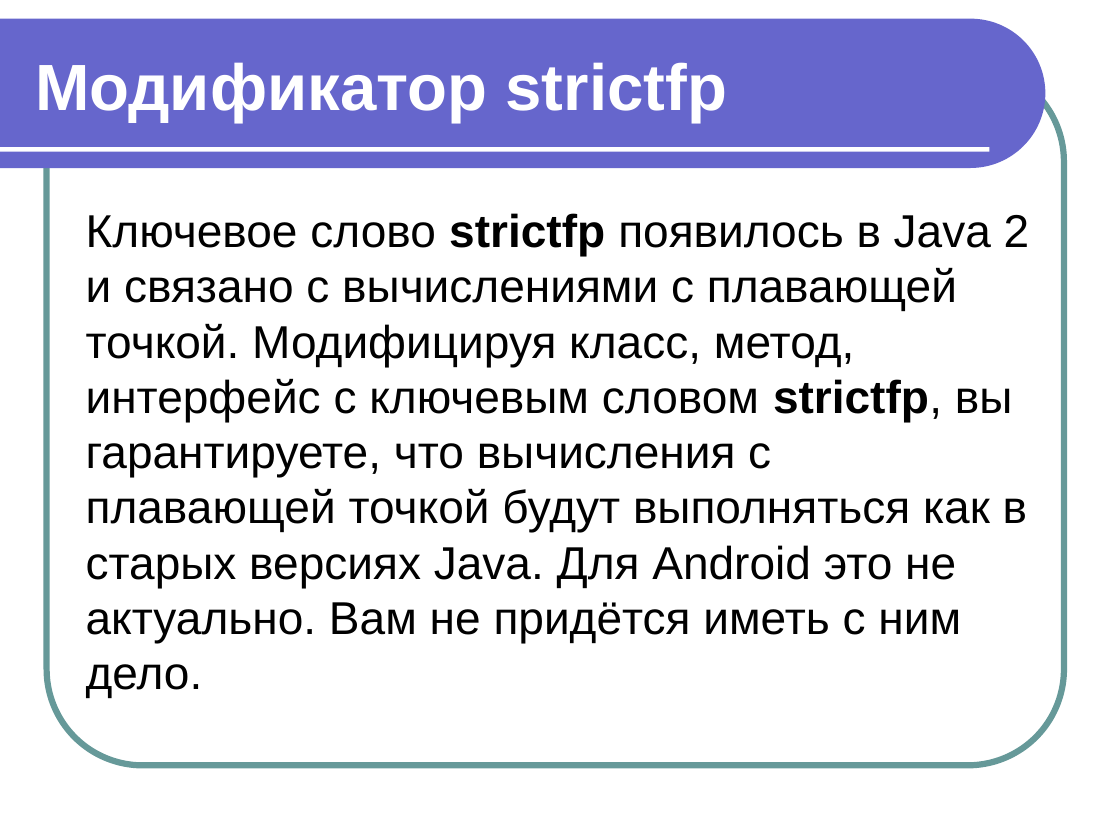
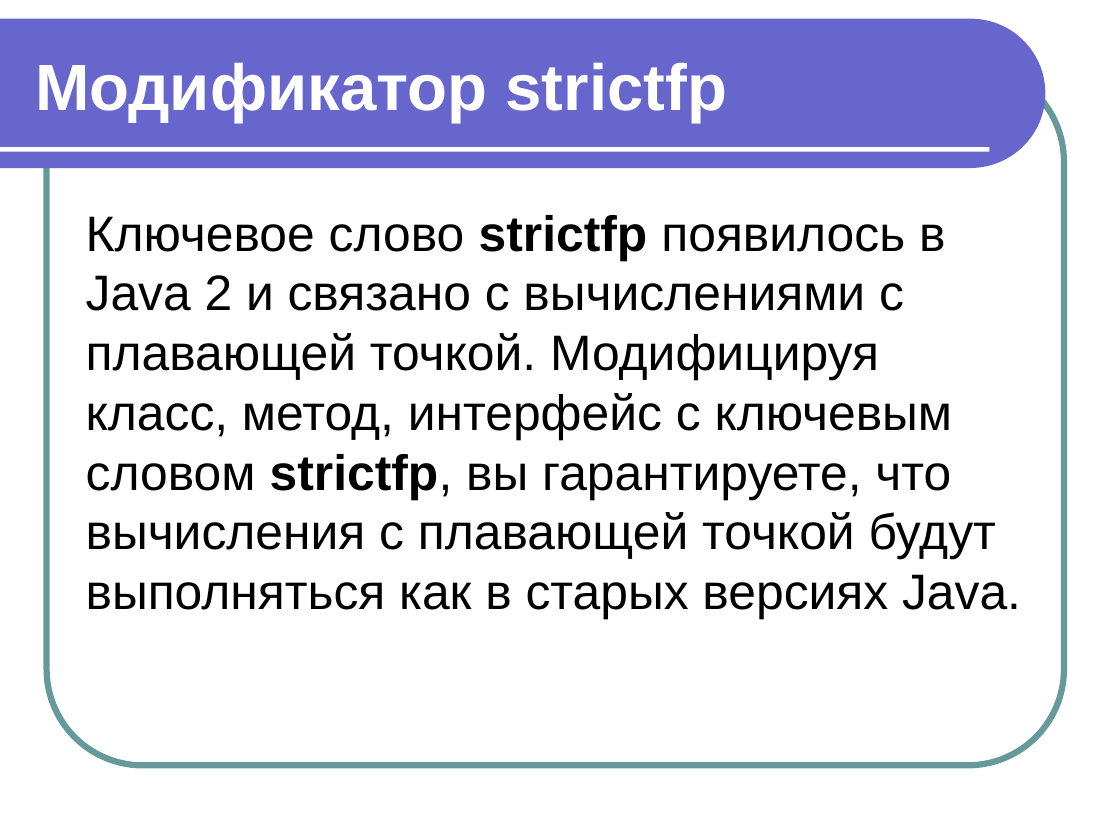
Before and after one commit to maxchv/JavaLessons, a slide deck: slide 61 of Lesson04/Modul 7 OOP chast 3 polimorfizm.ppt. Drawn at 1120x840 pixels with LibreOffice and Linux fonts; fonts in the diff are those of the drawing. Boxes give left, top, right and bottom in pixels: in the first picture for what was removed or moved away, otherwise in the second. Text is boxed around its words. In the diff, an @@ line names an element or a change of style, - is before the commit and + after.

```diff
--- a/Lesson04/Modul 7 OOP chast 3 polimorfizm.ppt
+++ b/Lesson04/Modul 7 OOP chast 3 polimorfizm.ppt
@@ text at bbox=[86, 215, 1021, 620]: text changed; size 29.6 to 32 pt @@
-Ключевое слово strictfp появилось в Java 2 и связано с вычислениями с плавающей точкой. Модифицируя класс, метод, интерфейс с ключевым словом strictfp, вы гарантируете, что вычисления с плавающей точкой будут выполняться как в старых версиях Java. Для Android это не актуально. Вам не придётся иметь с ним дело.
+Ключевое слово strictfp появилось в Java 2 и связано с вычислениями с плавающей точкой. Модифицируя класс, метод, интерфейс с ключевым словом strictfp, вы гарантируете, что вычисления с плавающей точкой будут выполняться как в старых версиях Java.
```
Also in this commit, not shown: 3 other files.
